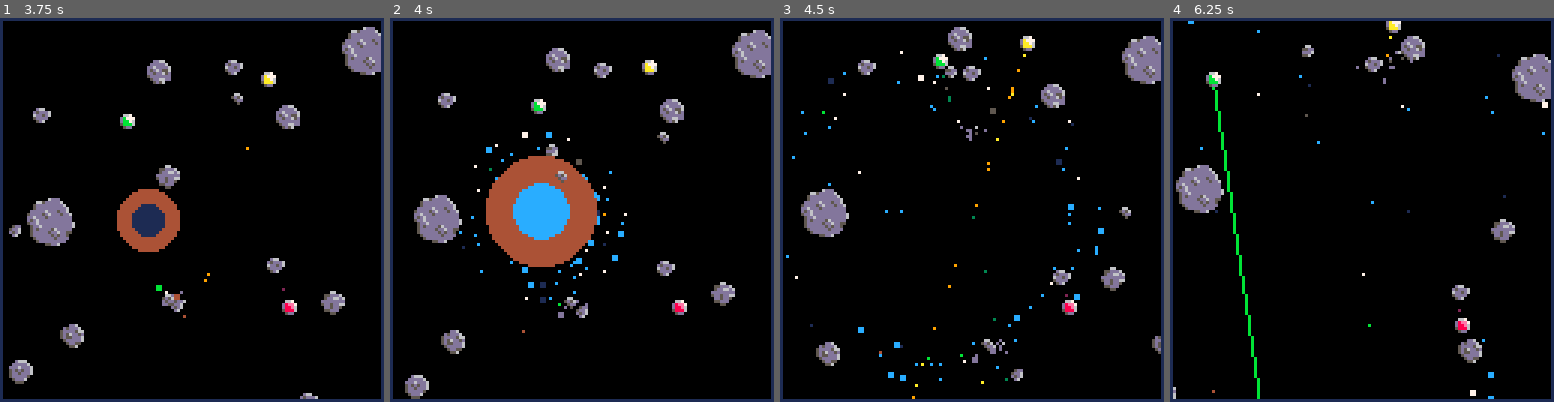
Above: before the commit, frames 1-4 (left to right).
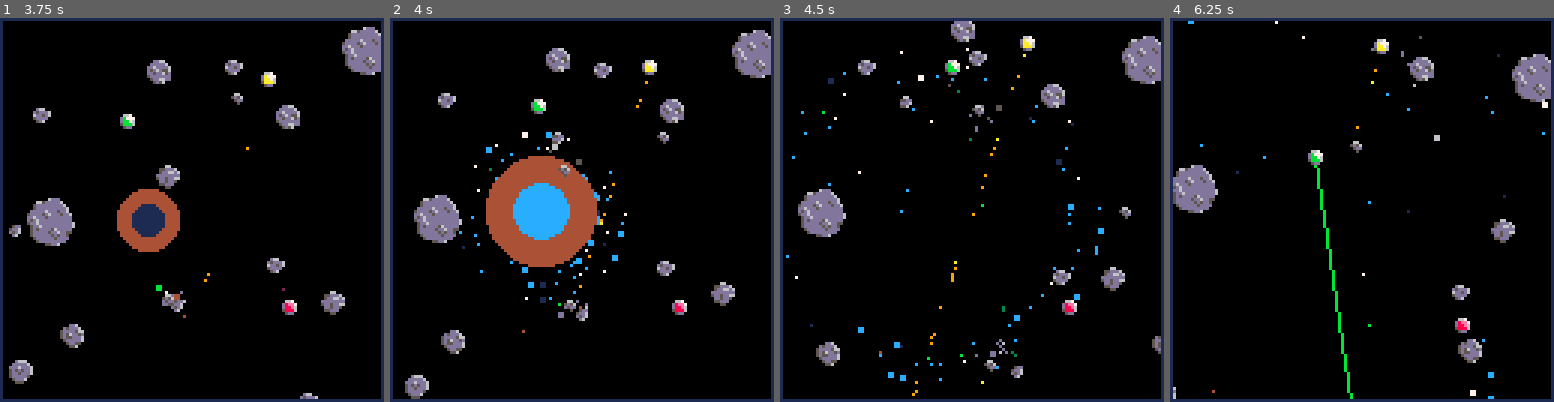
Above: after the commit, the same moments.

Repository: Ramito/PICO-8-Projects
Game: PICO-8 cartridge laserduel.p8
The game is run twice, just before and just after one commit, with the same random seed, the same clock (stepped at 60 frames per second) and the same inputs.
Inputs:
- Up to frame 1 (3.75 s): tap O (Z key) at 0.33, 0.7, 1.43, 2.22, 3.1 s; tap X (X key) at 1.07, 2.07, 2.4, 2.73, 3.07, 3.4, 3.73 s; hold Left 1.97-2.37 s; hold Down 2.42-2.82 s; hold Right 2.87-3.53 s; hold Up from 3.58 s (still down)
- Up to frame 2 (4 s): keep holding Up; tap O (Z key) at 3.98 s
- Up to frame 3 (4.5 s): tap X (X key) at 4.07, 4.4 s; release Up at 4.08 s; hold Right from 4.13 s (still down)
- Up to frame 4 (6.25 s): release Right at 4.53 s; hold Down 4.58-5.08 s; tap X (X key) every 0.33 s from 4.73 to 6.07 s; tap O (Z key) at 4.87, 5.75 s; hold Left 5.13-5.8 s; hold Up 5.85-6.18 s; hold Left from 6.23 s (still down)

Frame 1 is identical in both runs. In frame 2, 0.5% of the frame differs, in the area x 40-68%, y 16-79%; in frame 3, 2.4%; in frame 4, 3.5%, in the area x 0-76%, y 0-100%.

Commit message:
Tweaked spatial hash

Diff:
--- a/laserduel.p8
+++ b/laserduel.p8
@@ -330,8 +330,8 @@
 exp_hash_id={}
 exp_sp_hash={}
 
-local grid_offset=8
-local grid_cells_side=12
+local grid_offset=16
+local grid_cells_side=16
 
 function coord_to_grid(coord)
 	return grid_cells_side*(coord+grid_offset)/(128+2*grid_offset)
